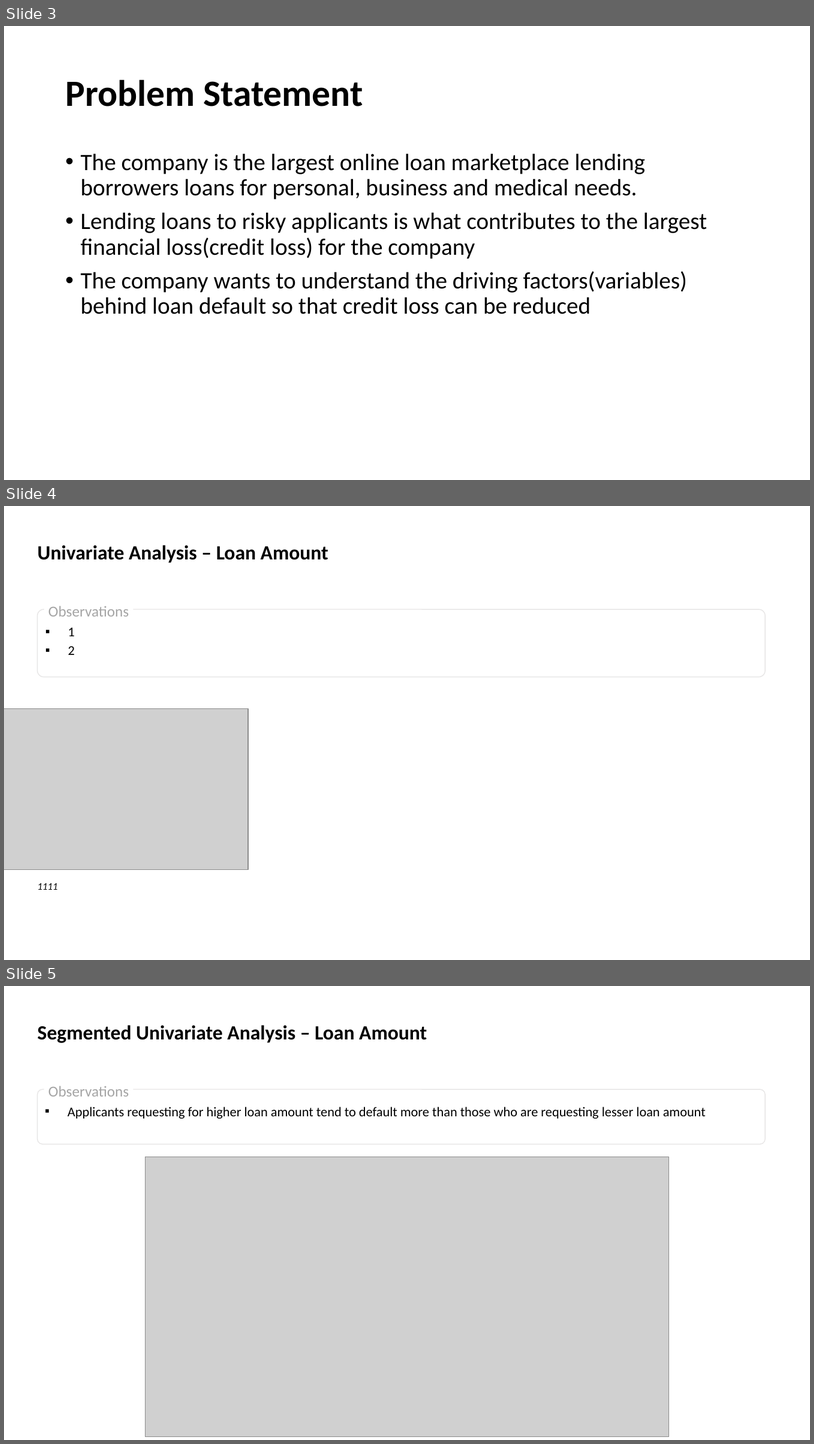
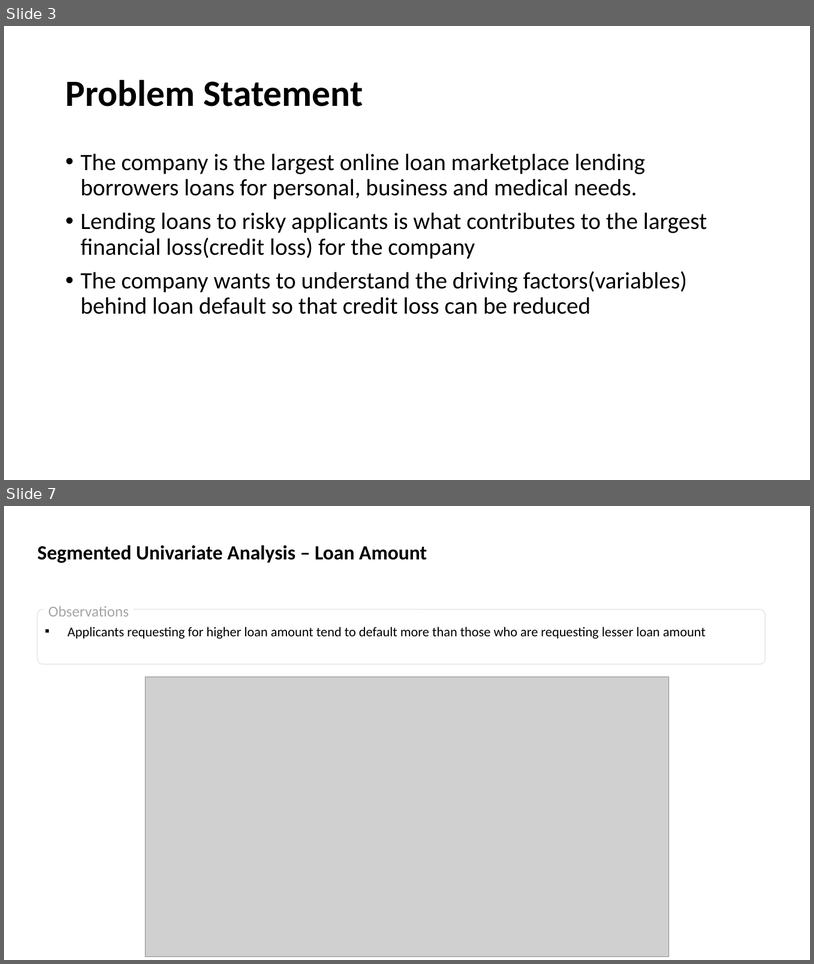
Before and after one commit to SathishKumarRamasamy/lending-club-case-study, a slide deck: Lending_Club_Case_Study.pptx. Shown one above the other, each under a label of ours: slides 3, 4 and 5 before the commit, slides 3 and 7 after it; the slides between them are not shown. The pictures are 814x1444 and 814x964 pixels, drawn with LibreOffice and Linux fonts; fonts in the diff are those of the drawing; grey boxes stand for pictures. Boxes give left, top, right and bottom in pixels: in the first picture for what was removed or moved away, otherwise in the second. Text is boxed around its words. In the diff, an @@ line names an element or a change of style, - is before the commit and + after.

Commit message:
Univariate Analysis and code cleanup

```diff
--- a/Lending_Club_Case_Study.pptx
+++ b/Lending_Club_Case_Study.pptx
@@ slide 4 removed at [4, 506, 810, 960], background #FFFFFF @@
@@ text removed at [38, 545, 329, 563] @@
-Univariate Analysis – Loan Amount
@@ rounded rectangle removed at [37, 609, 765, 677] @@
-▪ 1
-▪ 2
@@ text removed at [48, 606, 129, 616] @@
-Observations
@@ picture removed at [4, 709, 248, 870] @@
@@ text removed at [38, 883, 58, 889] @@
-1111
@@ what was slide 5 is now slide 7 @@
```
Also in this commit, not shown: 5 slides changed, 3 slides added, 2 other files.
